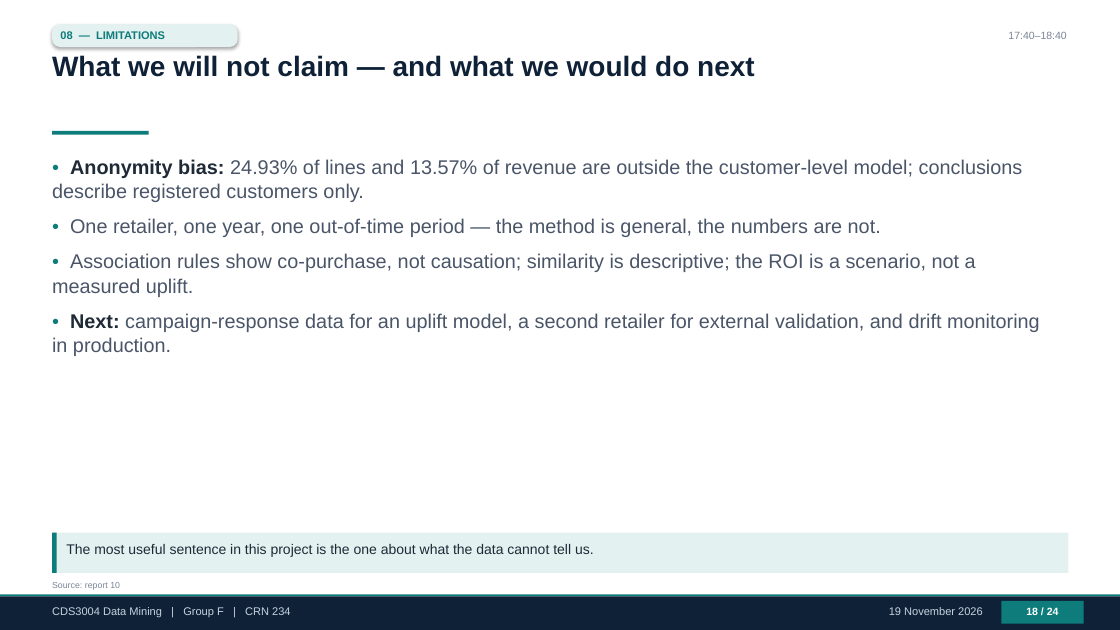
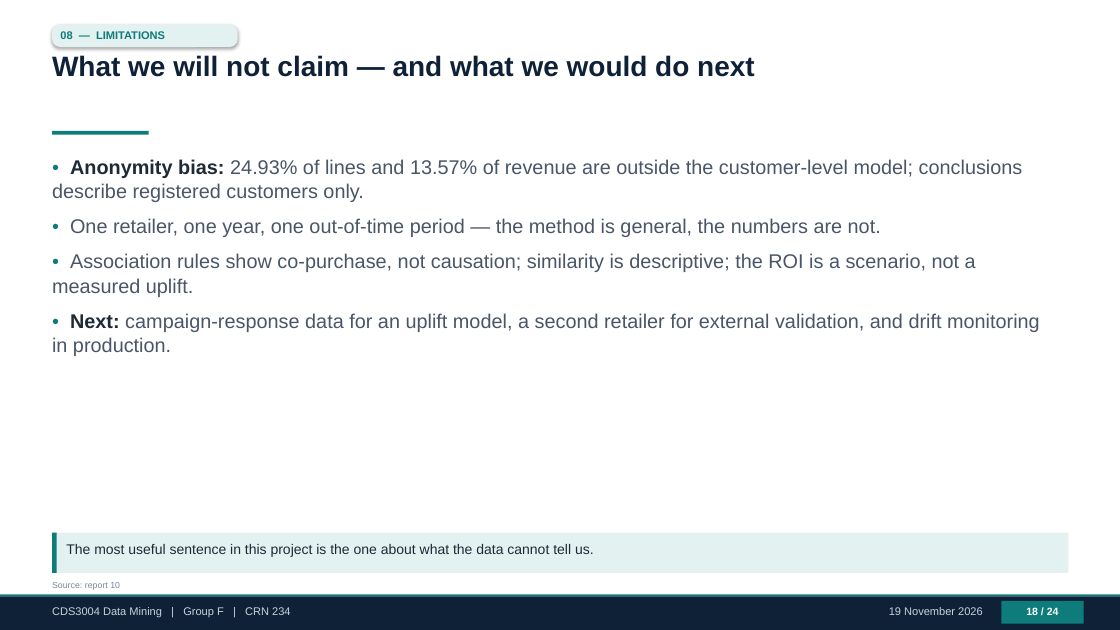
Before and after one commit to AaaaaronLIN/CDS3004_online_retail, a slide deck: slide 18 of presentation/CDS3004_GroupF_CRN234_Slides.pptx. Drawn at 1120x630 pixels with LibreOffice and Linux fonts; fonts in the diff are those of the drawing. Boxes give left, top, right and bottom in pixels: in the first picture for what was removed or moved away, otherwise in the second. Text is boxed around its words. In the diff, an @@ line names an element or a change of style, - is before the commit and + after.

```diff
--- a/presentation/CDS3004_GroupF_CRN234_Slides.pptx
+++ b/presentation/CDS3004_GroupF_CRN234_Slides.pptx
@@ text removed at [1008, 32, 1066, 39] @@
-17:40–18:40
```
Also in this commit, not shown: 21 other slides changed, 1 other file.
